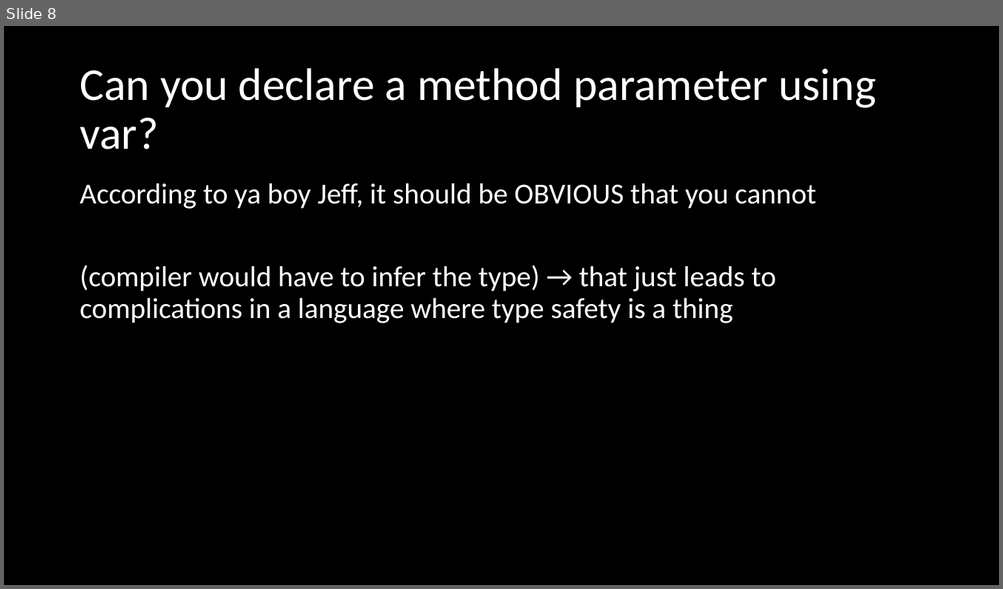
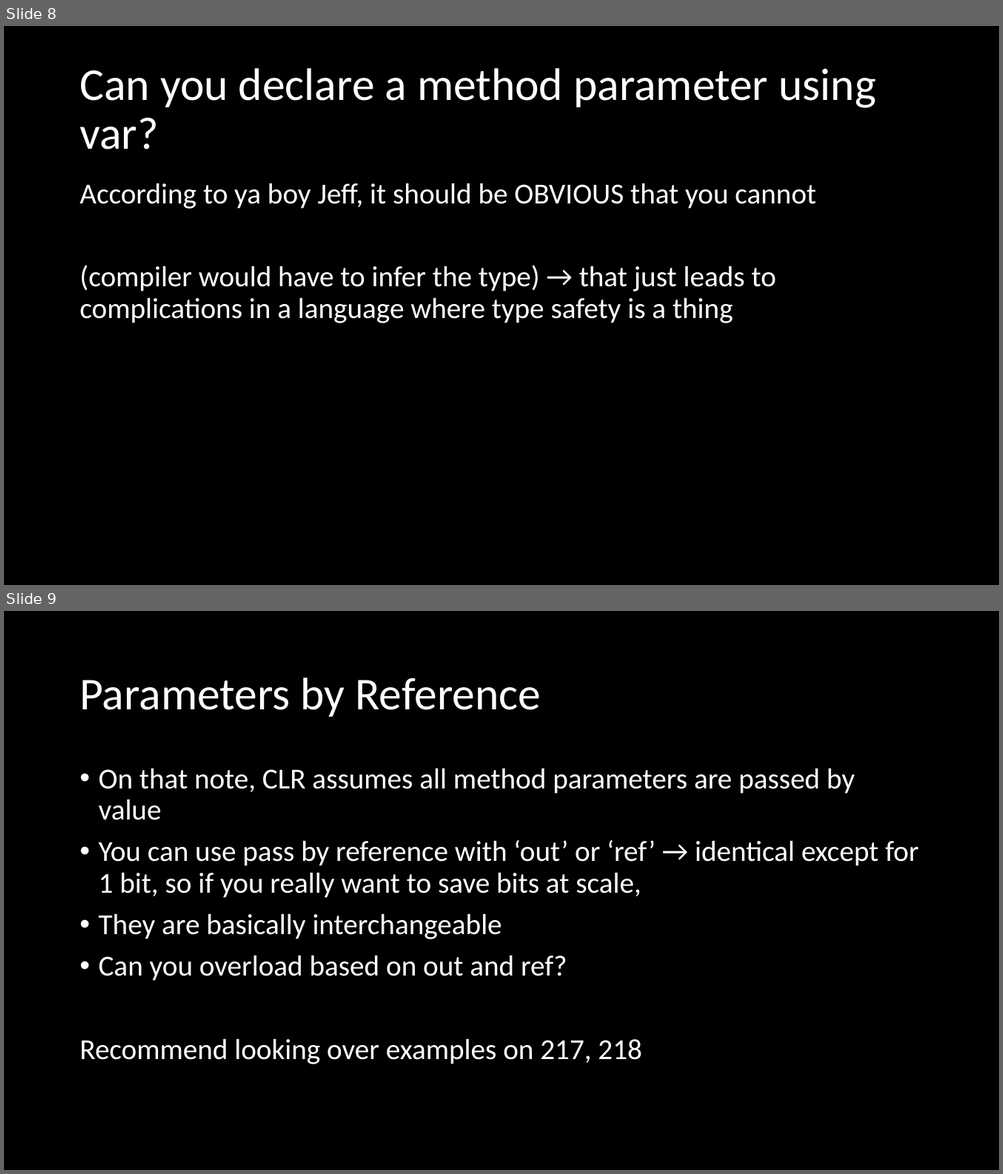
Before and after one commit to microsoft/Flash_University, a slide deck: CLR_via_CSharp/Chapter 9 - Paramters/Parameters.pptx. Shown one above the other, each under a label of ours: slide 8 before the commit, slides 8 and 9 after it. The pictures are 1003x589 and 1003x1174 pixels, drawn with LibreOffice and Linux fonts; fonts in the diff are those of the drawing. Boxes give left, top, right and bottom in pixels: in the first picture for what was removed or moved away, otherwise in the second. Text is boxed around its words. In the diff, an @@ line names an element or a change of style, - is before the commit and + after.

```diff
--- a/CLR_via_CSharp/Chapter 9 - Paramters/Parameters.pptx
+++ b/CLR_via_CSharp/Chapter 9 - Paramters/Parameters.pptx
@@ slide 9 added at box(4, 611, 999, 1170), background #000000 @@
@@ title added at box(79, 678, 541, 717), 44 pt, text #FFFFFF @@
+Parameters by Reference
@@ text added at box(79, 768, 918, 1065), 28 pt, text #FFFFFF @@
+• On that note, CLR assumes all method parameters are passed by value
+• You can use pass by reference with ‘out’ or ‘ref’ → identical except for 1 bit, so if you really want to save bits at scale,
+• They are basically interchangeable
+• Can you overload based on out and ref?
+Recommend looking over examples on 217, 218
```
Also in this commit, not shown: 2 slides changed, 2 other slides added, 3 other files.
